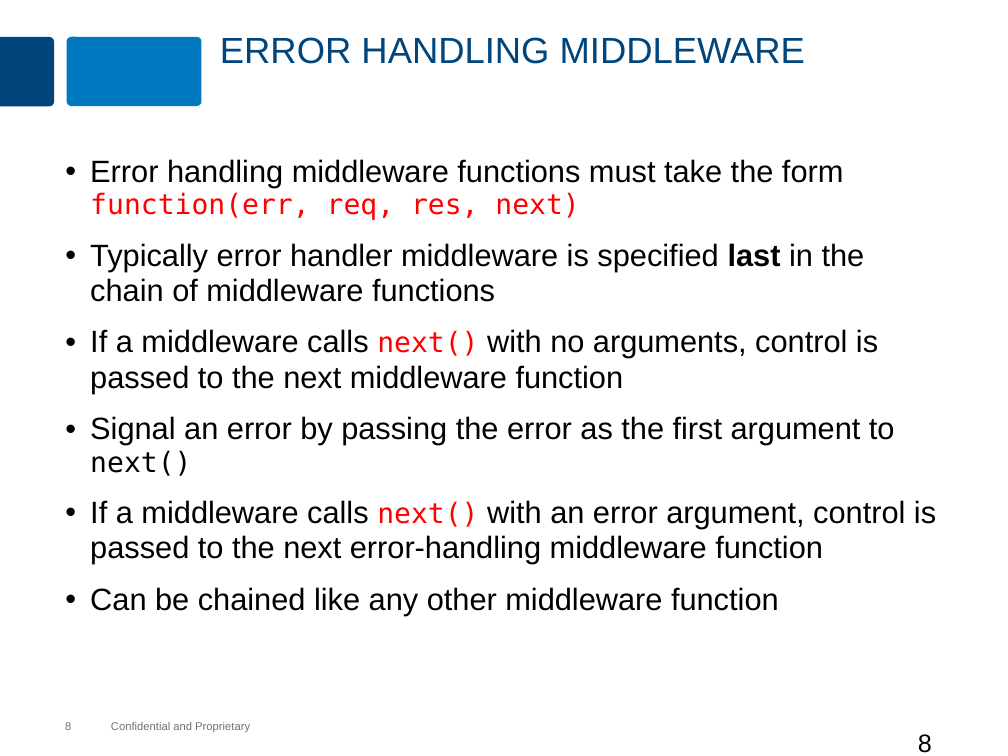
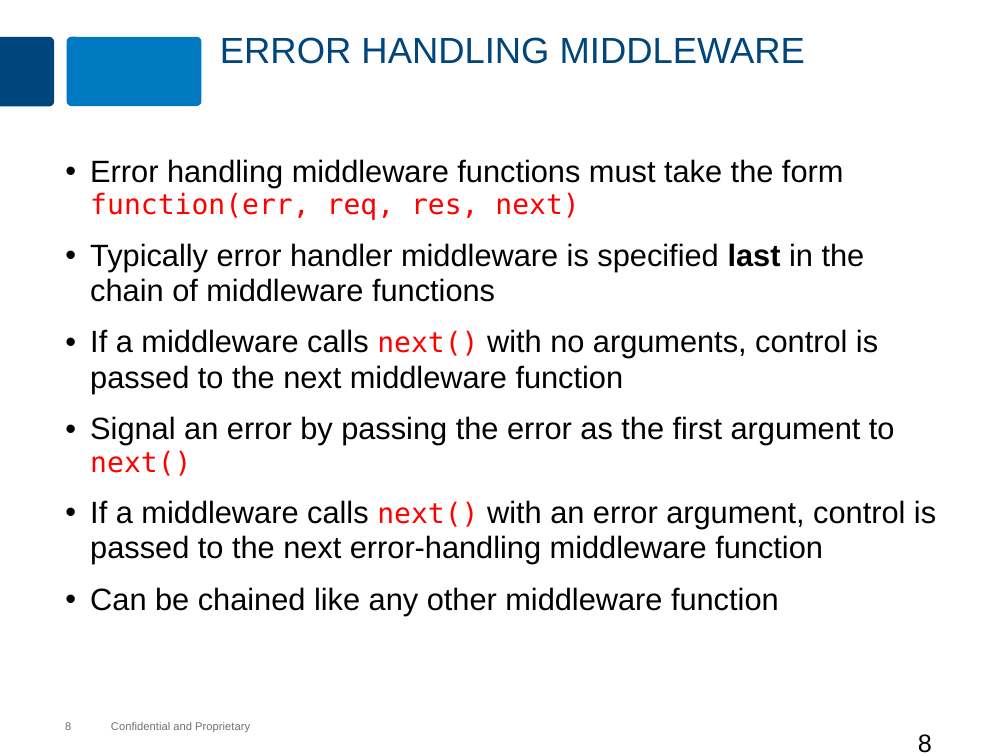
Before and after one commit to MaxMillington/nodePractice, a slide deck: slide 8 of node/lesson-59-express/express.pptx. Drawn at 1008x756 pixels with LibreOffice and Linux fonts; fonts in the diff are those of the drawing; background and template pictures are left out. Boxes give left, top, right and bottom in pixels: in the first picture for what was removed or moved away, otherwise in the second. Text is boxed around its words. In the diff, an @@ line names an element or a change of style, - is before the commit and + after.

```diff
--- a/node/lesson-59-express/express.pptx
+++ b/node/lesson-59-express/express.pptx
@@ text at [90, 416, 895, 476]: text colour #000000 to #FF0000 in "next()" @@
```
Also in this commit, not shown: 1 other slide changed, 3 other files.
